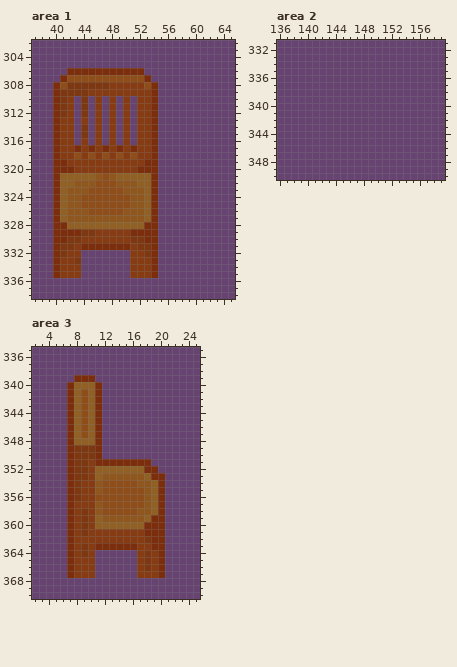
A pixel-art file gets an edit: Assets/Sprites/Bureau/Bureau.aseprite. Above is the file before it was changed.
524x704 pixels, 1 frame. Colours within 5 levels of each other are drawn and written as one. Shown: area 1: x 37..65, y 302..338; area 2: x 136..159, y 331..350; area 3: x 2..25, y 335..370. The commit also changed other parts of the picture, which this record leaves out.
Once edited:
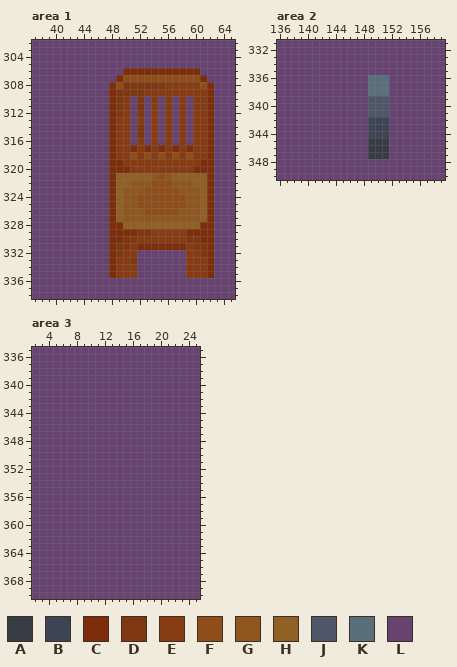
Palette (. is transparent): A #363b44  B #3d4554  C #7c2e0c  D #7e3811  E #863b12  F #8f4e19  G #8f561e  H #916024  J #4e5767  K #596f79  L #664371
What changed:
--- area 1, layer "Furniture"
@@ x 37..65 @@
 305 LLLLLLLLLLLLLLLLLLLLLLLLLLLLL
-306 LLLLLCCCCCCCCCCCLLLLLLLLLLLLL
-307 LLLLCFFFFFFFFFFFCLLLLLLLLLLLL
-308 LLLCFDDDDDDEEEEEFCLLLLLLLLLLL
-309 LLLCDDDDEEEEEEEEECLLLLLLLLLLL
-310 LLLCDELDLELELELEECLLLLLLLLLLL
-311 LLLCDELDLELELELEECLLLLLLLLLLL
-312 LLLCDELDLELELELEECLLLLLLLLLLL
-313 LLLCEELELELELELEECLLLLLLLLLLL
-314 LLLCEELDLELELELEECLLLLLLLLLLL
-315 LLLCEELDLELELELEECLLLLLLLLLLL
-316 LLLCEELELELELELEECLLLLLLLLLLL
-317 LLLCEECECECECECEECLLLLLLLLLLL
-318 LLLCEEFEFEFEFEFEECLLLLLLLLLLL
-319 LLLCCEEEEEEEEEEECCLLLLLLLLLLL
-320 LLLCCCEEEEEEEEECCCLLLLLLLLLLL
-321 LLLCHHHHHGFGHHHHHCLLLLLLLLLLL
-322 LLLCHHGGGFFFGGGHHCLLLLLLLLLLL
-323 LLLCHGGGFFFFFGGGHCLLLLLLLLLLL
-324 LLLCHGGFFFFFFFGGHCLLLLLLLLLLL
-325 LLLCHGGFFFFFFFGGHCLLLLLLLLLLL
-326 LLLCHGGGFFFFFGGGHCLLLLLLLLLLL
-327 LLLCHGGGGGGGGGGGHCLLLLLLLLLLL
-328 LLLCCHHHHHHHHHHHCCLLLLLLLLLLL
-329 LLLCCCCDDEEEEECCCCLLLLLLLLLLL
-330 LLLCCDDEEEEEEEDDCCLLLLLLLLLLL
-331 LLLCDDECCCCCCCEDDCLLLLLLLLLLL
-332 LLLCDEELLLLLLLEEDCLLLLLLLLLLL
-333 LLLCEEDLLLLLLLEEECLLLLLLLLLLL
-334 LLLCEEELLLLLLLEEECLLLLLLLLLLL
-335 LLLCEEELLLLLLLEEECLLLLLLLLLLL
+306 LLLLLLLLLLLLLCCCCCCCCCCCLLLLL
+307 LLLLLLLLLLLLCFFFFFFFFFFFCLLLL
+308 LLLLLLLLLLLCFDDDDDDEEEEEFCLLL
+309 LLLLLLLLLLLCDDDDEEEEEEEEECLLL
+310 LLLLLLLLLLLCDELDLELELELEECLLL
+311 LLLLLLLLLLLCDELDLELELELEECLLL
+312 LLLLLLLLLLLCDELDLELELELEECLLL
+313 LLLLLLLLLLLCEELELELELELEECLLL
+314 LLLLLLLLLLLCEELDLELELELEECLLL
+315 LLLLLLLLLLLCEELDLELELELEECLLL
+316 LLLLLLLLLLLCEELELELELELEECLLL
+317 LLLLLLLLLLLCEECECECECECEECLLL
+318 LLLLLLLLLLLCEEFEFEFEFEFEECLLL
+319 LLLLLLLLLLLCCEEEEEEEEEEECCLLL
+320 LLLLLLLLLLLCCCEEEEEEEEECCCLLL
+321 LLLLLLLLLLLCHHHHHGFGHHHHHCLLL
+322 LLLLLLLLLLLCHHGGGFFFGGGHHCLLL
+323 LLLLLLLLLLLCHGGGFFFFFGGGHCLLL
+324 LLLLLLLLLLLCHGGFFFFFFFGGHCLLL
+325 LLLLLLLLLLLCHGGFFFFFFFGGHCLLL
+326 LLLLLLLLLLLCHGGGFFFFFGGGHCLLL
+327 LLLLLLLLLLLCHGGGGGGGGGGGHCLLL
+328 LLLLLLLLLLLCCHHHHHHHHHHHCCLLL
+329 LLLLLLLLLLLCCCCDDEEEEECCCCLLL
+330 LLLLLLLLLLLCCDDEEEEEEEDDCCLLL
+331 LLLLLLLLLLLCDDECCCCCCCEDDCLLL
+332 LLLLLLLLLLLCDEELLLLLLLEEDCLLL
+333 LLLLLLLLLLLCEEDLLLLLLLEEECLLL
+334 LLLLLLLLLLLCEEELLLLLLLEEECLLL
+335 LLLLLLLLLLLCEEELLLLLLLEEECLLL
 336 LLLLLLLLLLLLLLLLLLLLLLLLLLLLL
--- area 2, layer "Palette"
@@ x 147..153 @@
 335 LLLLLLL
-336 LLLLLLL
-337 LLLLLLL
-338 LLLLLLL
-339 LLLLLLL
-340 LLLLLLL
-341 LLLLLLL
-342 LLLLLLL
-343 LLLLLLL
-344 LLLLLLL
-345 LLLLLLL
-346 LLLLLLL
-347 LLLLLLL
+336 LLKKKLL
+337 LLKKKLL
+338 LLKKKLL
+339 LLJJJLL
+340 LLJJJLL
+341 LLJJJLL
+342 LLBBBLL
+343 LLBBBLL
+344 LLBBBLL
+345 LLAAALL
+346 LLAAALL
+347 LLAAALL
 348 LLLLLLL
--- area 3, layer "Furniture"
@@ x 2..25 @@
 338 LLLLLLLLLLLLLLLLLLLLLLLL
-339 LLLLLLCCCLLLLLLLLLLLLLLL
-340 LLLLLCHHHCLLLLLLLLLLLLLL
-341 LLLLLCHFHCLLLLLLLLLLLLLL
-342 LLLLLCHFHCLLLLLLLLLLLLLL
-343 LLLLLCHFHCLLLLLLLLLLLLLL
-344 LLLLLCHFHCLLLLLLLLLLLLLL
-345 LLLLLCHFHCLLLLLLLLLLLLLL
-346 LLLLLCHFHCLLLLLLLLLLLLLL
-347 LLLLLCHFHCLLLLLLLLLLLLLL
-348 LLLLLCHHHCLLLLLLLLLLLLLL
-349 LLLLLCDDDCLLLLLLLLLLLLLL
-350 LLLLLCDDDCLLLLLLLLLLLLLL
-351 LLLLLCDDECCCCCCCCLLLLLLL
-352 LLLLLCDDEHHHHHHHCCLLLLLL
-353 LLLLLCDDEHGGGGGGHCCLLLLL
-354 LLLLLCDEEGFFFFFGGHCLLLLL
-355 LLLLLCDEEGFFFFFFGHCLLLLL
-356 LLLLLCDEEFFFFFFFGHCLLLLL
-357 LLLLLCEEEGFFFFFFGHCLLLLL
-358 LLLLLCEDEGFFFFFGGHCLLLLL
-359 LLLLLCEDEHGGGGGGHCCLLLLL
-360 LLLLLCEDEHHHHHHHCCCLLLLL
-361 LLLLLCEDEEEEEEEECCCLLLLL
-362 LLLLLCEEEEEEEEEEDCCLLLLL
-363 LLLLLCEDECCCCCCEECCLLLLL
-364 LLLLLCEDELLLLLLEDECLLLLL
-365 LLLLLCEEELLLLLLEDECLLLLL
-366 LLLLLCEEELLLLLLEDECLLLLL
-367 LLLLLCEEELLLLLLEEECLLLLL
+339 LLLLLLLLLLLLLLLLLLLLLLLL
+340 LLLLLLLLLLLLLLLLLLLLLLLL
+341 LLLLLLLLLLLLLLLLLLLLLLLL
+342 LLLLLLLLLLLLLLLLLLLLLLLL
+343 LLLLLLLLLLLLLLLLLLLLLLLL
+344 LLLLLLLLLLLLLLLLLLLLLLLL
+345 LLLLLLLLLLLLLLLLLLLLLLLL
+346 LLLLLLLLLLLLLLLLLLLLLLLL
+347 LLLLLLLLLLLLLLLLLLLLLLLL
+348 LLLLLLLLLLLLLLLLLLLLLLLL
+349 LLLLLLLLLLLLLLLLLLLLLLLL
+350 LLLLLLLLLLLLLLLLLLLLLLLL
+351 LLLLLLLLLLLLLLLLLLLLLLLL
+352 LLLLLLLLLLLLLLLLLLLLLLLL
+353 LLLLLLLLLLLLLLLLLLLLLLLL
+354 LLLLLLLLLLLLLLLLLLLLLLLL
+355 LLLLLLLLLLLLLLLLLLLLLLLL
+356 LLLLLLLLLLLLLLLLLLLLLLLL
+357 LLLLLLLLLLLLLLLLLLLLLLLL
+358 LLLLLLLLLLLLLLLLLLLLLLLL
+359 LLLLLLLLLLLLLLLLLLLLLLLL
+360 LLLLLLLLLLLLLLLLLLLLLLLL
+361 LLLLLLLLLLLLLLLLLLLLLLLL
+362 LLLLLLLLLLLLLLLLLLLLLLLL
+363 LLLLLLLLLLLLLLLLLLLLLLLL
+364 LLLLLLLLLLLLLLLLLLLLLLLL
+365 LLLLLLLLLLLLLLLLLLLLLLLL
+366 LLLLLLLLLLLLLLLLLLLLLLLL
+367 LLLLLLLLLLLLLLLLLLLLLLLL
 368 LLLLLLLLLLLLLLLLLLLLLLLL
